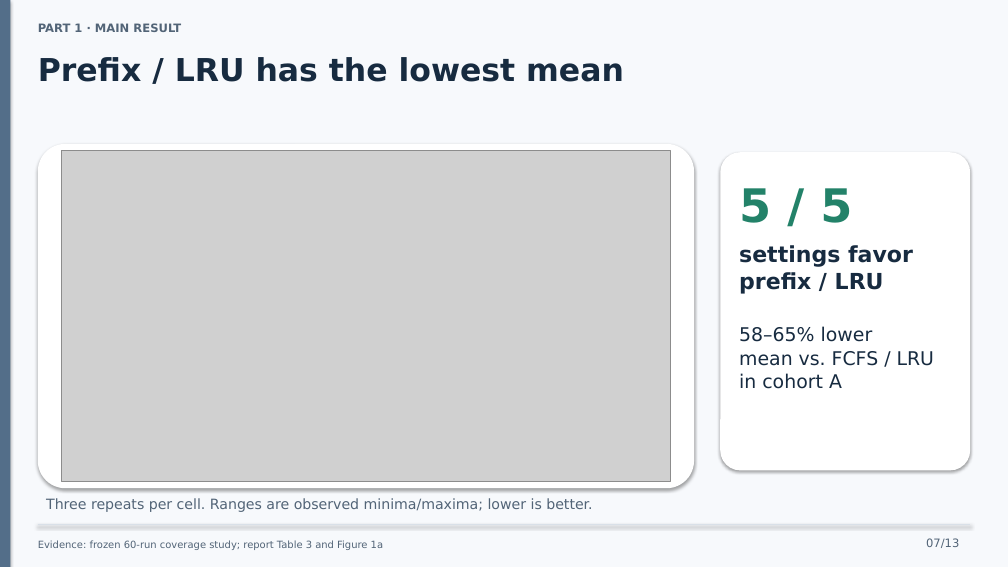
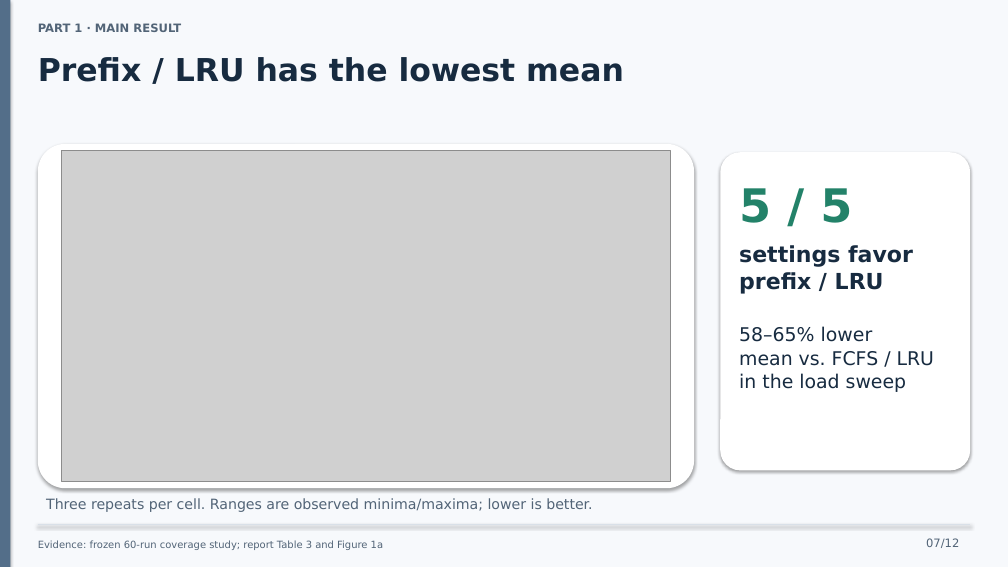
Before and after one commit to ahz-r3v/Distributed-System-Project, a slide deck: slide 7 of presentation/cachewise-10-minute-talk.pptx. Drawn at 1008x567 pixels with LibreOffice and Linux fonts; fonts in the diff are those of the drawing; grey boxes stand for pictures. Boxes give left, top, right and bottom in pixels: in the first picture for what was removed or moved away, otherwise in the second. Text is boxed around its words. In the diff, an @@ line names an element or a change of style, - is before the commit and + after.

```diff
--- a/presentation/cachewise-10-minute-talk.pptx
+++ b/presentation/cachewise-10-minute-talk.pptx
@@ text at bbox=[739, 373, 906, 392]: text changed @@
-in cohort A
+in the load sweep
@@ text at bbox=[926, 538, 959, 548]: text changed @@
-07/13
+07/12
```
Also in this commit, not shown: 11 other slides changed, 1 slide removed, 10 other files.
